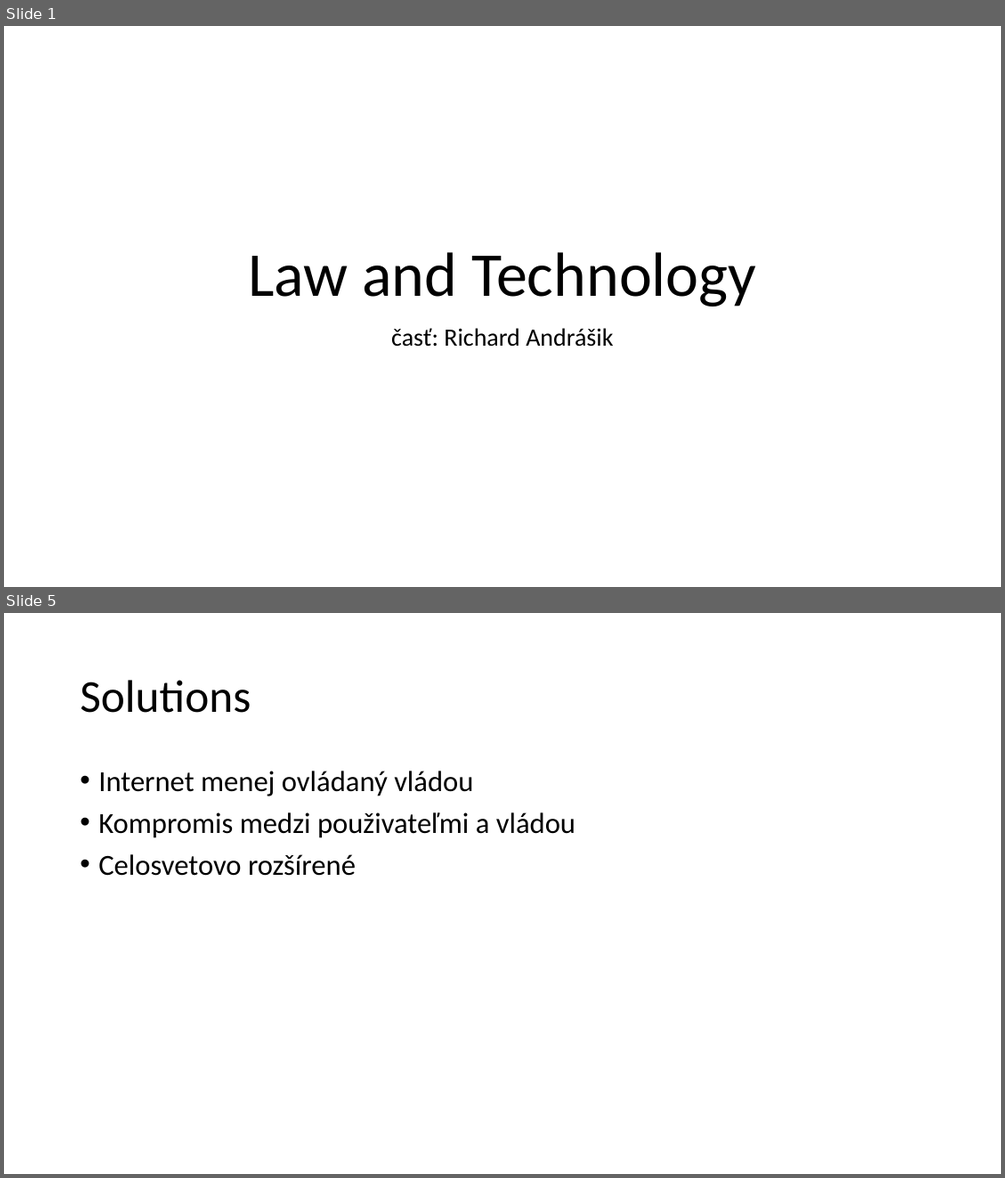
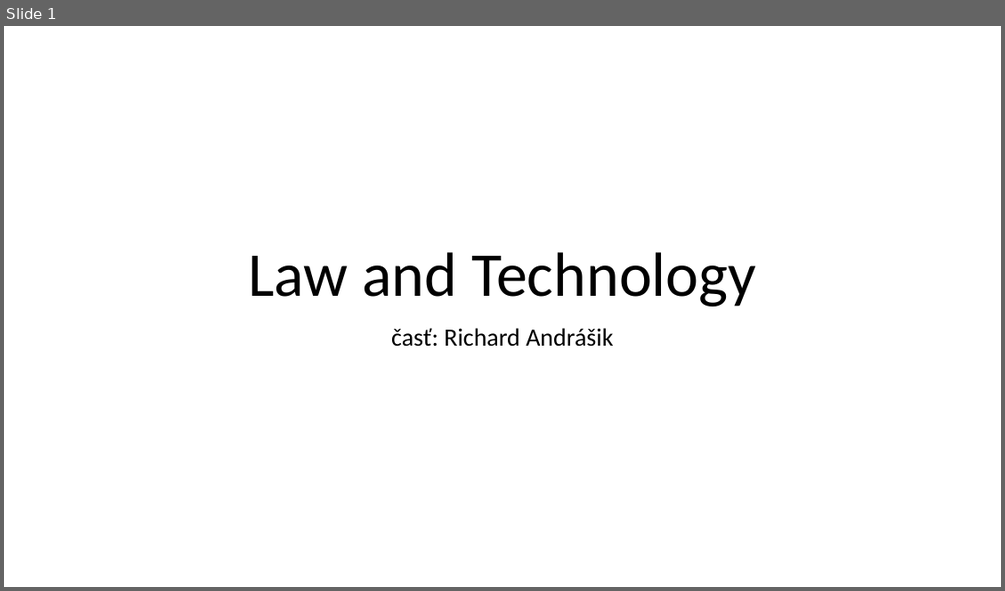
Before and after one commit to Realrio13/projekt, a slide deck: PrezentaciaRiso.pptx. Shown one above the other, each under a label of ours: slides 1 and 5 before the commit, slide 1 after it; the slides between them are not shown. The pictures are 1005x1178 and 1005x591 pixels, drawn with LibreOffice and Linux fonts; fonts in the diff are those of the drawing. Boxes give left, top, right and bottom in pixels: in the first picture for what was removed or moved away, otherwise in the second. Text is boxed around its words. In the diff, an @@ line names an element or a change of style, - is before the commit and + after.

```diff
--- a/PrezentaciaRiso.pptx
+++ b/PrezentaciaRiso.pptx
@@ slide 5 removed at (x1=4, y1=613, x2=1001, y2=1174), background #FFFFFF @@
@@ title removed at (x1=80, y1=680, x2=251, y2=713) @@
-Solutions
@@ text removed at (x1=98, y1=771, x2=575, y2=876) @@
-• Internet menej ovládaný vládou
-• Kompromis medzi použivateľmi a vládou
-• Celosvetovo rozšírené
```
Also in this commit, not shown: 3 slides changed, 6 slides added.
